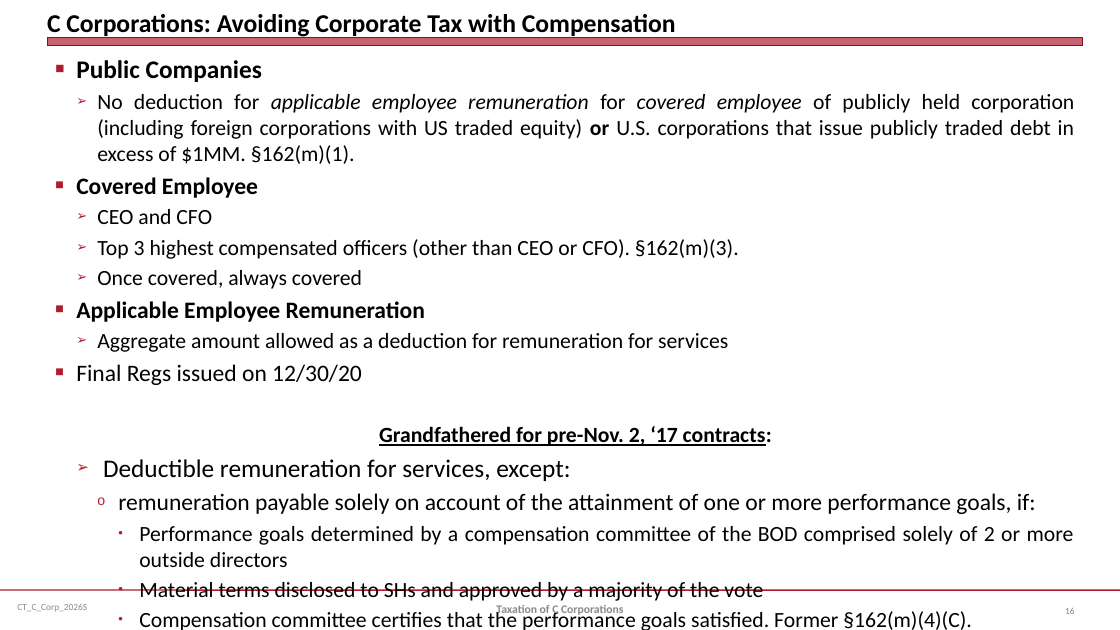
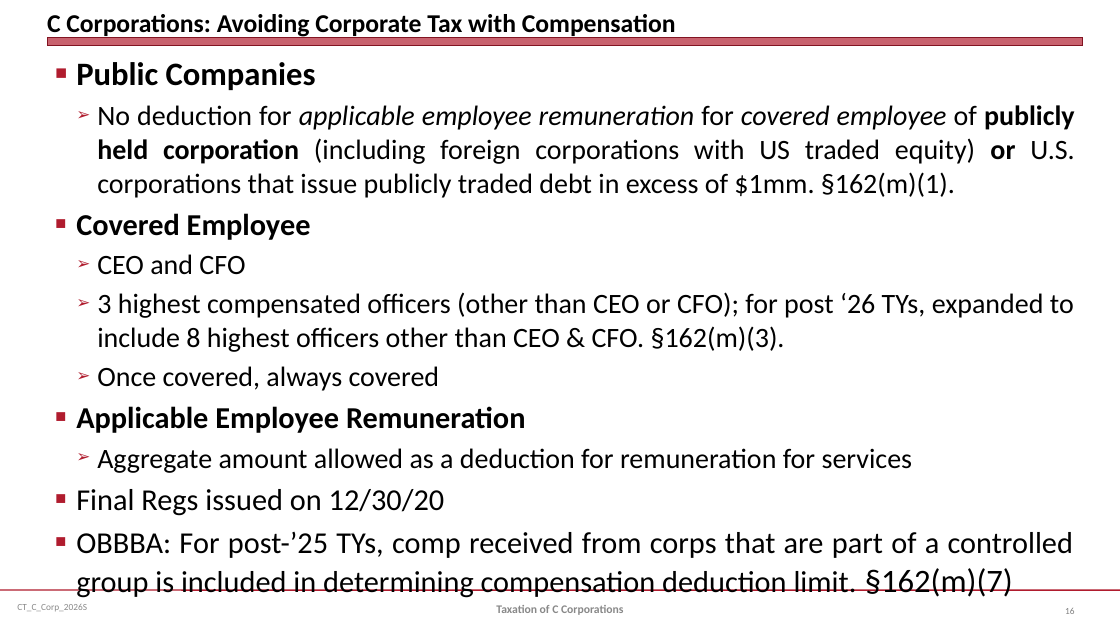
Before and after one commit to jmc877/Corporate-Tax, a slide deck: slide 16 of slides/CT_C_Corp_2026S.pptx. Drawn at 1120x630 pixels with LibreOffice and Linux fonts; fonts in the diff are those of the drawing. Boxes give left, top, right and bottom in pixels: in the first picture for what was removed or moved away, otherwise in the second. Text is boxed around its words. In the diff, an @@ line names an element or a change of style, - is before the commit and + after.

```diff
--- a/slides/CT_C_Corp_2026S.pptx
+++ b/slides/CT_C_Corp_2026S.pptx
@@ text at (76,62,913,516): size 21.7 to 28 pt in "Public Companies"; size 20.1 to 26 pt in "Covered Employee", "Applicable Employee Remuneration", "Final Regs issued on 12/30/20"; size 18.6 to 24 pt in "CEO and CFO", "Once covered, always covered", "Aggregate amount allowed as a deduction for ..."; more space between paragraphs @@
@@ text at (97,105,1075,198): text changed; size 18.6 to 24 pt @@
-  ➢ No deduction for applicable employee remuneration for covered employee of publicly held corporation (including foreign corporations with US traded equity) or U.S. corporations that issue publicly traded debt in excess of $1MM. §162(m)(1).
+  ➢ No deduction for applicable employee remuneration for covered employee of publicly held corporation (including foreign corporations with US traded equity) or U.S. corporations that issue publicly traded debt in excess of $1mm. §162(m)(1).
@@ text at (97,292,1074,352): text changed; size 18.6 to 24 pt @@
-  ➢ Top 3 highest compensated officers (other than CEO or CFO). §162(m)(3).
+  ➢ 3 highest compensated officers (other than CEO or CFO); for post ‘26 TYs, expanded to include 8 highest officers other than CEO & CFO. §162(m)(3).
@@ text at (76,532,1073,598): text changed; size 18.6 to 26 pt @@
-  Grandfathered for pre-Nov. 2, ‘17 contracts:
-  ➢ Deductible remuneration for services, except:
-    o remuneration payable solely on account of the attainment of one or more performance goals, if:
-      • Performance goals determined by a compensation committee of the BOD comprised solely of 2 or more outside directors
-      • Material terms disclosed to SHs and approved by a majority of the vote
-      • Compensation committee certifies that the performance goals satisfied. Former §162(m)(4)(C).
+■ OBBBA: For post-’25 TYs, comp received from corps that are part of a controlled group is included in determining compensation deduction limit. §162(m)(7)
```
Also in this commit, not shown: 18 other slides changed, 1 slide added, 1 slide removed, 2 other files.
